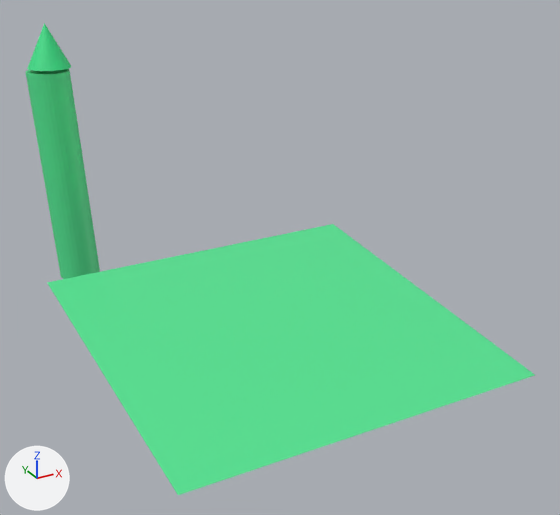
What one commit did to the Blender file Week6Scene.blend.
Both versions are drawn from a 50 mm lens placed at (-10.9, -22.6, 17.4), pointed at (3.2, 3.0, 4.5). Arrows for +X, +Y and +Z are at lower left; the lights stay in place. The same objects are shown in both versions, whatever each file hides.
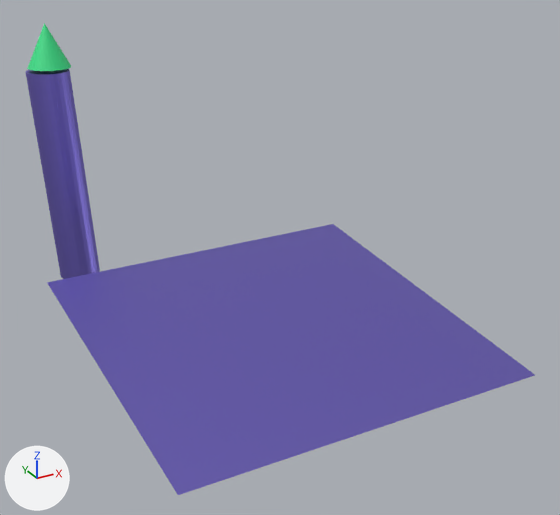
Location of each change, [x1, y1, x2, y2] in pixels of the pictures (560 x 515 px):
'Cube', recoloured, surface changed (green to blue)
    both: [25, 66, 535, 495]

What changed in the scene script:
```text
Change mat_material:
    mat_material.base_color: (0.0898, 0.8, 0.298) -> (0.27, 0.216, 0.8)  # green #55e794 -> blue #8e80e7
    mat_material.metallic: 0.0 -> 5.0
```
